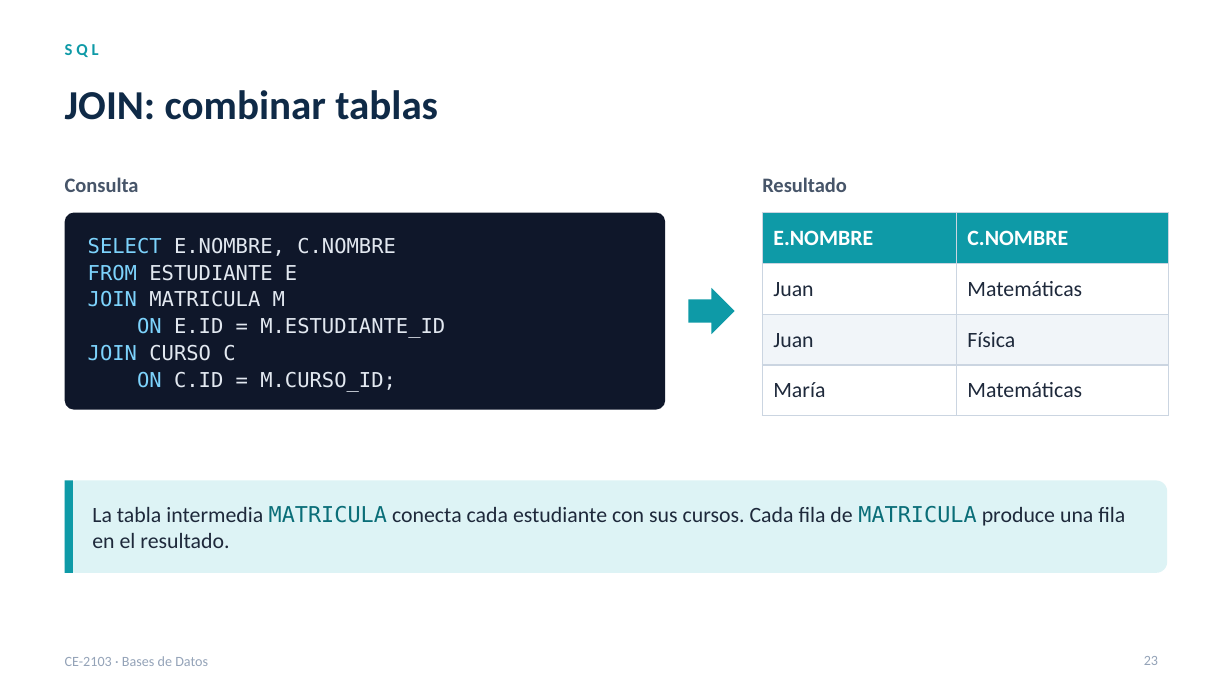
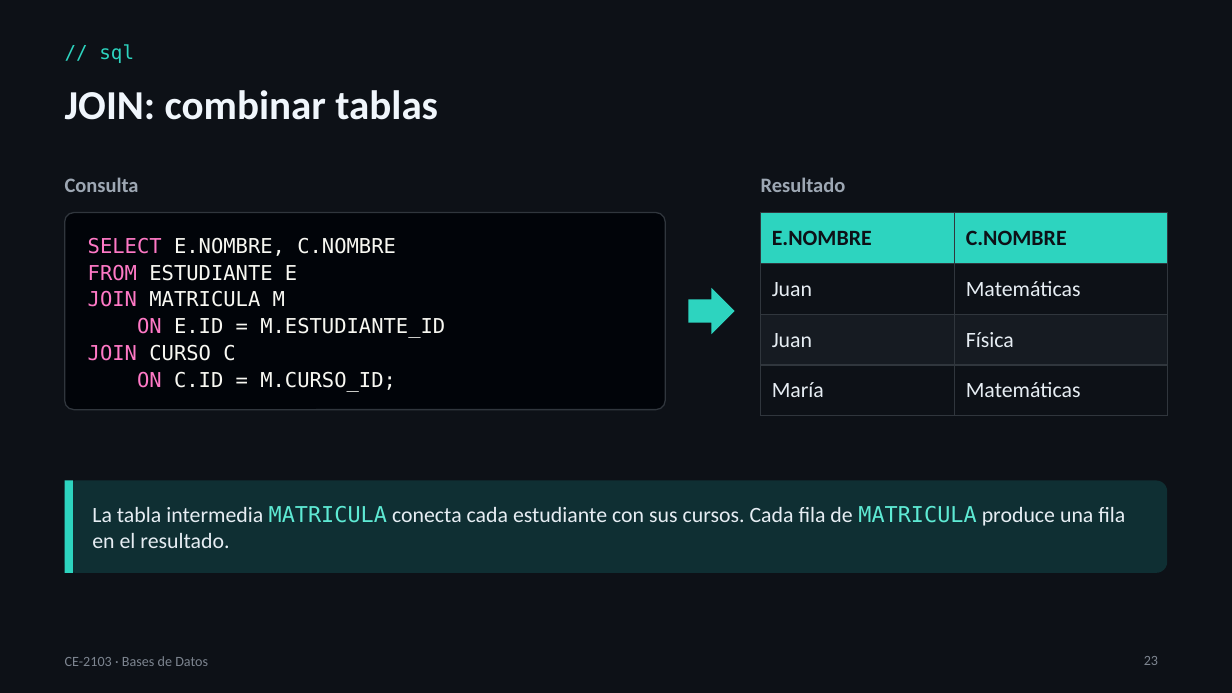
Before and after one commit to itcr-computer-engineering/data-structures-and-algorithms, a slide deck: slide 23 of presentaciones/ce-2103/Lección 08 - Bases de Datos.pptx. Drawn at 1232x693 pixels with LibreOffice and Linux fonts; fonts in the diff are those of the drawing. Boxes give left, top, right and bottom in pixels: in the first picture for what was removed or moved away, otherwise in the second. Text is boxed around its words. In the diff, an @@ line names an element or a change of style, - is before the commit and + after.

```diff
--- a/presentaciones/ce-2103/Lección 08 - Bases de Datos.pptx
+++ b/presentaciones/ce-2103/Lección 08 - Bases de Datos.pptx
@@ background #FFFFFF to #0D1117 @@
@@ text "// sql" at box(99, 44, 134, 63): vertical alignment top to middle @@
@@ text at box(99, 44, 134, 63): text changed; size 13 to 15 pt; font Calibri to DejaVu Sans Mono; text colour #0E9AA7 to #2DD4BF; bold off @@
-SQL
+// sql
@@ text "JOIN: combinar tablas" at box(65, 90, 438, 120): text colour #0F2A47 to #F0F6FC @@
@@ text "Consulta" at box(65, 177, 139, 192): text colour #475569 to #9DA7B3 @@
@@ text "Resultado" at box(761, 177, 846, 192): text colour #475569 to #9DA7B3 @@
@@ rounded rectangle at box(65, 213, 665, 409): fill #0F172A to #010409; outline none to #30363D 1 pt @@
@@ text "SELECT E.NOMBRE, C.NOMBRE" at box(88, 237, 445, 392): text colour #7DD3FC to #FF79C6 in "SELECT", "FROM", "JOIN", "ON" and 2 more places; text colour #E2E8F0 to #F8F8F2 in "E.NOMBRE, C.NOMBRE", "ESTUDIANTE E", "MATRICULA M", "E.ID = M.ESTUDIANTE_ID" and 2 more places @@
@@ table at box(761, 213, 1167, 401) @@
@@ fill #0E9AA7 to #2DD4BF in row 1 @@
@@ fill #FFFFFF to #0D1117 in 4 cells @@
@@ fill #F1F5F9 to #161B22 in row 3 @@
@@ text colour #FFFFFF to #0D1117 in "E.NOMBRE", "C.NOMBRE" @@
@@ text colour #1E293B to #E6EDF3 in "Juan", "Matemáticas", "Juan", "Física" and 2 more places @@
@@ borders changed @@
@@ right arrow at box(689, 288, 735, 335): fill #0E9AA7 to #2DD4BF @@
@@ rectangle at box(65, 481, 73, 573): fill #0E9AA7 to #2DD4BF @@
@@ rounded rectangle at box(65, 481, 1167, 573): fill #DDF3F5 to #0F2F33 @@
@@ text "La tabla intermedia MATRICULA conecta ..." at box(92, 506, 1125, 548): text colour #1E293B to #E6EDF3 in "La tabla intermedia conecta cada estudiante con ..."; text colour #0A6E78 to #5EEAD4 in "MATRICULA MATRICULA" @@
@@ text "CE-2103 · Bases de Datos" at box(65, 656, 208, 666): text colour #94A3B8 to #7D8590 @@
@@ page number at box(1144, 656, 1158, 665): text colour #94A3B8 to #7D8590 @@
```
Also in this commit, not shown: 29 other slides changed, 11 slides added, 8 other files.
